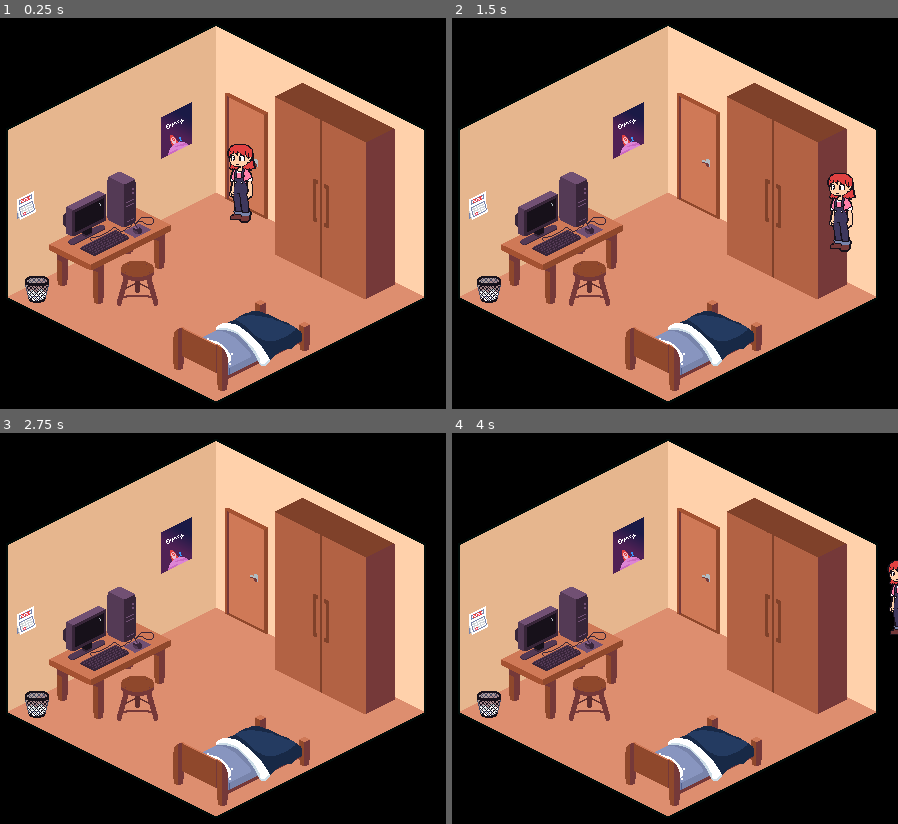
Above: before the commit, frames 1-4 (two rows, left to right).
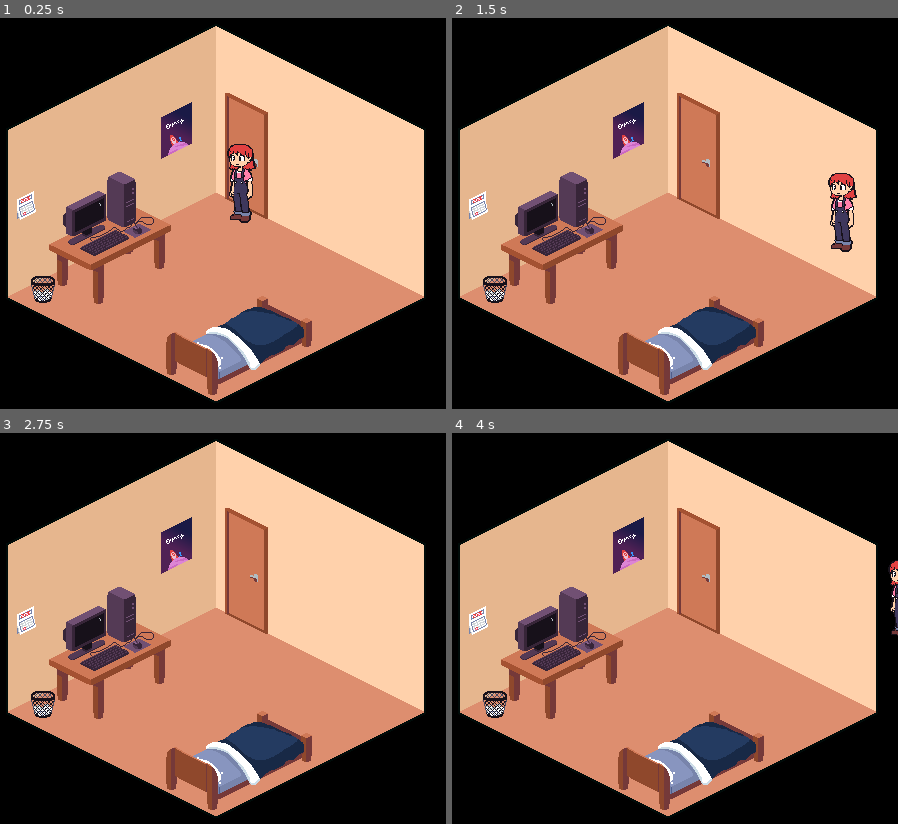
Above: after the commit, the same moments.

Repository: andcolatto/Repository-Santa-Merc-
Game: Godot game, scene res://Scenes/Amanda's room.tscn
Same seed, same stepped clock (60 frames per second), same inputs: the game is played once before the commit and once after it. This scene is started directly instead of the project's main scene.
Inputs:
- Up to frame 1 (0.25 s): no input
- Up to frame 2 (1.5 s): tap Enter at 0.5 s; hold Right (ui_right) 0.53-1.28 s; hold X (Run) 0.53-1.28 s; hold Down (ui_down) from 1.28 s (still down); tap X (Run) at 1.35 s
- Up to frame 3 (2.75 s): release Down (ui_down) at 2.03 s; hold Right (ui_right) from 2.03 s (still down); hold X (Run) from 2.03 s (still down)
- Up to frame 4 (4 s): tap Space at 2.75 s; release Right (ui_right) at 2.78 s; release X (Run) at 2.78 s; hold Up (ui_up) 2.78-3.53 s; tap X (Run) at 2.85 s; tap Enter at 3.5 s; hold Left (ui_left) from 3.53 s (still down); hold X (Run) from 3.53 s (still down)

The runs differ from the first frame. In frame 1, 16% of the frame differs, in the area x 5-89%, y 16-97%; in frame 2, 15%; in frame 3, 16%; in frame 4, 16%, in the area x 5-100%, y 16-97%.

Commit message:
Amanda's room

Diff:
--- a/Santa Mercê/project/Scenes/Amanda's room.tscn
+++ b/Santa Mercê/project/Scenes/Amanda's room.tscn
@@ -1,42 +1,21 @@
 [gd_scene format=3 uid="uid://dn34o4ngkr0hm"]
 
+[ext_resource type="Texture2D" uid="uid://dlbyvuovarm31" path="res://Sprites/Amanda's room background2.png" id="1_1p3ai"]
 [ext_resource type="Script" uid="uid://bjowwkq7eyb2g" path="res://Scripts/Amanda/movement.gd" id="1_h21oq"]
 [ext_resource type="Texture2D" uid="uid://cgdxisow5chj8" path="res://Planning sprites/amanda placeholder.png" id="2_4sunf"]
+[ext_resource type="Texture2D" uid="uid://cc0jgj1ggqs8x" path="res://Planning sprites/computer placeholder.png" id="2_gbi80"]
 [ext_resource type="Texture2D" uid="uid://bh77ywgrvgxu" path="res://Icon/intIcon.png" id="3_1p3ai"]
-[ext_resource type="Texture2D" uid="uid://cth175lq53l1j" path="res://Sprites/debug background2.png" id="4_gbi80"]
+[ext_resource type="Texture2D" uid="uid://djoev6aa5lgdn" path="res://Planning sprites/bed placeholder.png" id="3_oeema"]
+[ext_resource type="Texture2D" uid="uid://k2l5y2bnmcwe" path="res://Sprites/trash.png" id="7_gbi80"]
 
-[sub_resource type="RectangleShape2D" id="RectangleShape2D_oeema"]
+[sub_resource type="RectangleShape2D" id="RectangleShape2D_k8ooc"]
 size = Vector2(20, 80.76924)
 
 [node name="main" type="Node2D" unique_id=482864434]
-
-[node name="Amanda" type="Node2D" parent="." unique_id=1897238483]
-position = Vector2(255, 172)
-
-[node name="CharacterBody2D" type="CharacterBody2D" parent="Amanda" unique_id=732801098 groups=["Amanda"]]
-z_index = 2
-motion_mode = 1
-script = ExtResource("1_h21oq")
-
-[node name="Amanda placeholder" type="Sprite2D" parent="Amanda/CharacterBody2D" unique_id=2094292890]
-position = Vector2(0, -1)
-texture = ExtResource("2_4sunf")
-offset = Vector2(0, 1)
-
-[node name="HitBox" type="CollisionShape2D" parent="Amanda/CharacterBody2D" unique_id=277687197]
-position = Vector2(0, 15)
-scale = Vector2(1, 0.52)
-shape = SubResource("RectangleShape2D_oeema")
-
-[node name="CanvasGroup" type="CanvasGroup" parent="Amanda/CharacterBody2D" unique_id=1946723319]
-
-[node name="Zicon" type="Sprite2D" parent="Amanda/CharacterBody2D/CanvasGroup" unique_id=851158698]
-visible = false
-position = Vector2(-2, -55)
-texture = ExtResource("3_1p3ai")
+y_sort_enabled = true
 
 [node name="Debug background" type="Sprite2D" parent="." unique_id=1890216131]
-texture = ExtResource("4_gbi80")
+texture = ExtResource("1_1p3ai")
 offset = Vector2(230, 200)
 metadata/_edit_group_ = true
 
@@ -45,3 +24,105 @@
 offset_right = 460.0
 offset_bottom = 400.0
 color = Color(0, 0, 0, 1)
+
+[node name="Computer" type="Node2D" parent="." unique_id=717014544]
+z_index = 1
+y_sort_enabled = true
+position = Vector2(125, 226)
+metadata/_edit_group_ = true
+
+[node name="Sprite2D" type="Sprite2D" parent="Computer" unique_id=370646350]
+z_index = 1
+y_sort_enabled = true
+texture = ExtResource("2_gbi80")
+
+[node name="PC Collision" type="StaticBody2D" parent="Computer" unique_id=1534835890]
+z_index = 1
+y_sort_enabled = true
+scale = Vector2(1.3794899, 3.0829527)
+
+[node name="PC Collision (polygon)" type="CollisionPolygon2D" parent="Computer/PC Collision" unique_id=839617445]
+z_index = 1
+y_sort_enabled = true
+rotation = 0.0009789891
+scale = Vector2(4.2559867, 2.3120565)
+polygon = PackedVector2Array(3.9154854, -3.794958, 6.981577, -3.3796062, 8.856281, -1.278595, -2.5530987, 3.371624, -8.005098, 0.43530273)
+
+[node name="Area2D" type="Area2D" parent="Computer/PC Collision/PC Collision (polygon)" unique_id=1614450650]
+z_index = 1
+y_sort_enabled = true
+position = Vector2(2.5554128, 0.97744334)
+
+[node name="PC Collision (polygon)2" type="CollisionPolygon2D" parent="Computer/PC Collision/PC Collision (polygon)/Area2D" unique_id=4525466]
+z_index = 1
+y_sort_enabled = true
+scale = Vector2(0.99999994, 1)
+polygon = PackedVector2Array(1.8717213, -3.5106888, 6.3011665, -1.6948681, -3.405325, 2.2508163, -8.005098, 0.43530273)
+
+[node name="Bed" type="Node2D" parent="." unique_id=1122520062]
+z_index = 1
+y_sort_enabled = true
+position = Vector2(254, 333)
+metadata/_edit_group_ = true
+
+[node name="Sprite2D" type="Sprite2D" parent="Bed" unique_id=1456793575]
+z_index = 1
+y_sort_enabled = true
+texture = ExtResource("3_oeema")
+
+[node name="StaticBody2D" type="StaticBody2D" parent="Bed" unique_id=1788942727]
+z_index = 1
+y_sort_enabled = true
+
+[node name="CollisionPolygon2D" type="CollisionPolygon2D" parent="Bed/StaticBody2D" unique_id=460665772]
+z_index = 1
+y_sort_enabled = true
+polygon = PackedVector2Array(20, -36, 71, -8, -30, 45, -79, 21)
+
+[node name="Amanda" type="CharacterBody2D" parent="." unique_id=1230287528 groups=["Amanda"]]
+z_index = 1
+y_sort_enabled = true
+position = Vector2(256, 172)
+motion_mode = 1
+script = ExtResource("1_h21oq")
+
+[node name="Amanda placeholder" type="Sprite2D" parent="Amanda" unique_id=655148819]
+z_index = 1
+y_sort_enabled = true
+position = Vector2(0, -1)
+texture = ExtResource("2_4sunf")
+offset = Vector2(0, 1)
+
+[node name="HitBox" type="CollisionShape2D" parent="Amanda" unique_id=605912751]
+z_index = 1
+y_sort_enabled = true
+scale = Vector2(1, 0.52)
+shape = SubResource("RectangleShape2D_k8ooc")
+
+[node name="CanvasGroup" type="CanvasGroup" parent="Amanda" unique_id=847726157]
+z_index = 1
+y_sort_enabled = true
+
+[node name="Zicon" type="Sprite2D" parent="Amanda/CanvasGroup" unique_id=922227743]
+visible = false
+z_index = 1
+y_sort_enabled = true
+position = Vector2(-2, -55)
+texture = ExtResource("3_1p3ai")
+
+[node name="Trash" type="Sprite2D" parent="." unique_id=1161399449]
+z_index = 1
+y_sort_enabled = true
+position = Vector2(57, 278)
+scale = Vector2(1.0037453, 1)
+texture = ExtResource("7_gbi80")
+
+[node name="StaticBody2D" type="StaticBody2D" parent="Trash" unique_id=1033696786]
+z_index = 1
+y_sort_enabled = true
+scale = Vector2(0.64, 0.36)
+
+[node name="CollisionPolygon2D" type="CollisionPolygon2D" parent="Trash/StaticBody2D" unique_id=1441776846]
+z_index = 1
+y_sort_enabled = true
+polygon = PackedVector2Array(14.010033, 8.333374, -7.783348, 22.222229, -15.566696, 8.333374, 3.1133423, -5.555542)
--- a/Santa Mercê/project/Scenes/debug.tscn
+++ b/Santa Mercê/project/Scenes/debug.tscn
@@ -25,32 +25,34 @@
 offset_bottom = 400.0
 color = Color(0, 0, 0, 1)
 
-[node name="CharacterBody2D" type="CharacterBody2D" parent="." unique_id=438428807 groups=["Amanda"]]
+[node name="Amanda" type="CharacterBody2D" parent="." unique_id=438428807 groups=["Amanda"]]
 z_index = 1
 y_sort_enabled = true
 position = Vector2(255, 172)
 motion_mode = 1
 script = ExtResource("2_fee55")
 
-[node name="Amanda placeholder" type="Sprite2D" parent="CharacterBody2D" unique_id=833914404]
+[node name="Amanda placeholder" type="Sprite2D" parent="Amanda" unique_id=833914404]
 z_index = 1
 y_sort_enabled = true
 position = Vector2(0, -1)
 texture = ExtResource("2_axs6p")
 offset = Vector2(0, 1)
 
-[node name="HitBox" type="CollisionShape2D" parent="CharacterBody2D" unique_id=102753134]
+[node name="HitBox" type="CollisionShape2D" parent="Amanda" unique_id=102753134]
 z_index = 1
 y_sort_enabled = true
 scale = Vector2(1, 0.52)
 shape = SubResource("RectangleShape2D_fee55")
 
-[node name="CanvasGroup" type="CanvasGroup" parent="CharacterBody2D" unique_id=86083422]
+[node name="CanvasGroup" type="CanvasGroup" parent="Amanda" unique_id=86083422]
 z_index = 1
 y_sort_enabled = true
 
-[node name="Zicon" type="Sprite2D" parent="CharacterBody2D/CanvasGroup" unique_id=299987911]
+[node name="Zicon" type="Sprite2D" parent="Amanda/CanvasGroup" unique_id=299987911]
 visible = false
+z_index = 1
+y_sort_enabled = true
 position = Vector2(-2, -55)
 texture = ExtResource("4_5mfbk")
 
@@ -123,7 +125,7 @@
 [node name="Sprite2D" type="Sprite2D" parent="Computer2" unique_id=611673108]
 texture = ExtResource("4_fee55")
 
-[connection signal="tree_entered" from="Computer/PC Collision/PC Collision (polygon)" to="CharacterBody2D" method="_on_pc_collision_polygon_tree_entered"]
-[connection signal="body_entered" from="Computer/PC Collision/PC Collision (polygon)/Area2D" to="CharacterBody2D" method="_on_area_2d_body_entered"]
-[connection signal="body_exited" from="Computer/PC Collision/PC Collision (polygon)/Area2D" to="CharacterBody2D" method="_on_area_2d_body_exited"]
-[connection signal="tree_entered" from="Computer/PC Collision/PC Collision (polygon)/Area2D/PC Collision (polygon)2" to="CharacterBody2D" method="_on_pc_collision_polygon_tree_entered"]
+[connection signal="tree_entered" from="Computer/PC Collision/PC Collision (polygon)" to="Amanda" method="_on_pc_collision_polygon_tree_entered"]
+[connection signal="body_entered" from="Computer/PC Collision/PC Collision (polygon)/Area2D" to="Amanda" method="_on_area_2d_body_entered"]
+[connection signal="body_exited" from="Computer/PC Collision/PC Collision (polygon)/Area2D" to="Amanda" method="_on_area_2d_body_exited"]
+[connection signal="tree_entered" from="Computer/PC Collision/PC Collision (polygon)/Area2D/PC Collision (polygon)2" to="Amanda" method="_on_pc_collision_polygon_tree_entered"]
Binary file added: Santa Mercê/project/Sprites/Amanda's room background1.png
Not shown, added: Santa Mercê/project/Sprites/Amanda's room background1.png.import
Binary file added: Santa Mercê/project/Sprites/Amanda's room background2.png
Not shown, added: Santa Mercê/project/Sprites/Amanda's room background2.png.import
Binary file added: Santa Mercê/project/Sprites/Sprite-0001.aseprite
Binary file added: Santa Mercê/project/Sprites/trash.png
Not shown, added: Santa Mercê/project/Sprites/trash.png.import
